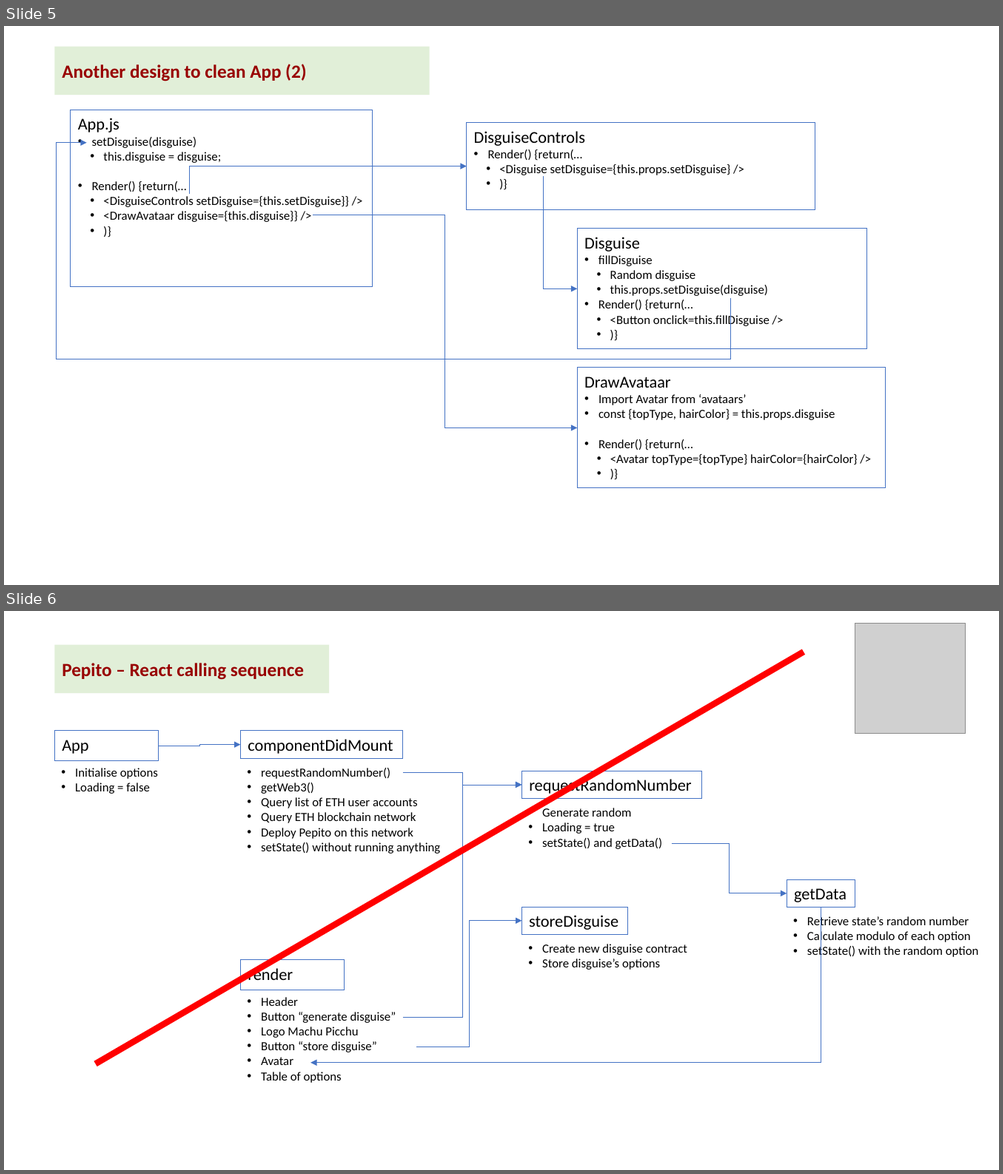
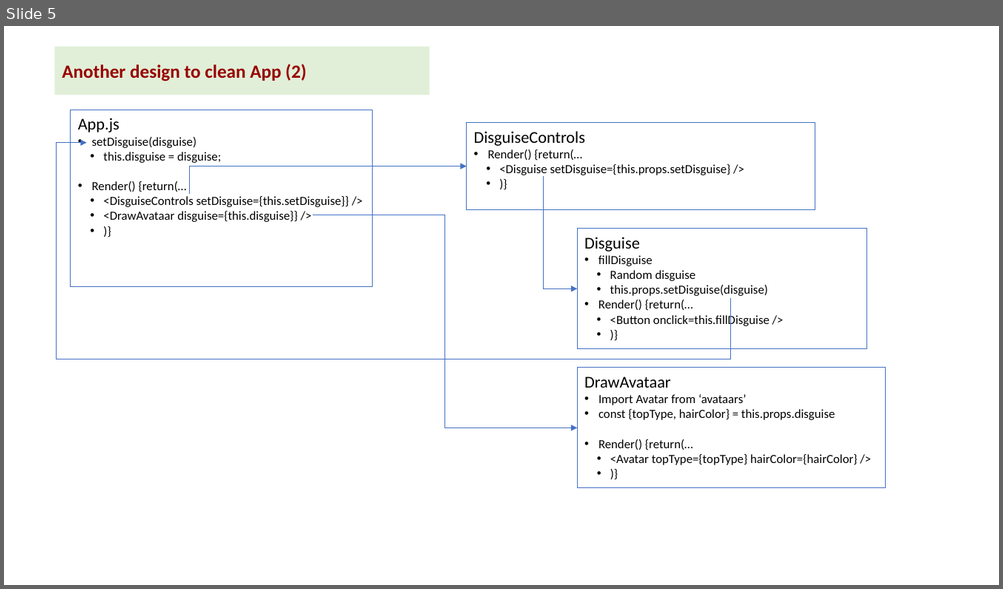
Before and after one commit to kvutien/Project-Machu-Picchu-2020, a slide deck: Pepito/Final Project Design.pptx. Shown one above the other, each under a label of ours: slides 5 and 6 before the commit, slide 5 after it. The pictures are 1003x1174 and 1003x589 pixels, drawn with LibreOffice and Linux fonts; fonts in the diff are those of the drawing; grey boxes stand for pictures. Boxes give left, top, right and bottom in pixels: in the first picture for what was removed or moved away, otherwise in the second. Text is boxed around its words. In the diff, an @@ line names an element or a change of style, - is before the commit and + after.

```diff
--- a/Pepito/Final Project Design.pptx
+++ b/Pepito/Final Project Design.pptx
@@ slide 6 removed at box(4, 611, 999, 1170), background #FFFFFF @@
@@ picture removed at box(854, 623, 966, 734) @@
@@ rectangle removed at box(55, 644, 330, 693) @@
-Pepito – React calling sequence
@@ line removed from (96, 1065) to (803, 652) @@
@@ rectangle removed at box(55, 731, 159, 761) @@
-App
@@ rectangle removed at box(241, 731, 403, 759) @@
-componentDidMount
@@ elbow arrow removed from (159, 746) to (241, 744) @@
@@ text removed at box(75, 768, 158, 794) @@
-• Initialise options
-• Loading = false
@@ text removed at box(261, 768, 440, 854) @@
-• requestRandomNumber()
-• getWeb3()
-• Query list of ETH user accounts
-• Query ETH blockchain network
-• Deploy Pepito on this network
-• setState() without running anything
@@ elbow arrow removed from (402, 1017) to (522, 785) @@
@@ elbow arrow removed from (402, 772) to (522, 785) @@
@@ rectangle removed at box(522, 772, 702, 799) @@
-requestRandomNumber
@@ text removed at box(542, 807, 662, 849) @@
-• Generate random
-• Loading = true
-• setState() and getData()
@@ elbow arrow removed from (671, 844) to (787, 894) @@
@@ rectangle removed at box(787, 880, 854, 907) @@
-getData
@@ elbow arrow removed from (821, 907) to (310, 1063) @@
@@ elbow arrow removed from (417, 1048) to (522, 921) @@
@@ rectangle removed at box(522, 907, 628, 935) @@
-storeDisguise
@@ text removed at box(807, 916, 979, 959) @@
-• Retrieve state’s random number
-• Calculate modulo of each option
-• setState() with the random option
@@ rectangle removed at box(241, 960, 344, 990) @@
-render
@@ text removed at box(542, 944, 687, 970) @@
-• Create new disguise contract
-• Store disguise’s options
@@ text removed at box(261, 997, 396, 1083) @@
-• Header
-• Button “generate disguise”
-• Logo Machu Picchu
-• Button “store disguise”
-• Avatar
-• Table of options
```
Also in this commit, not shown: 1 slide added, 6 other slides removed, 7 other files.
